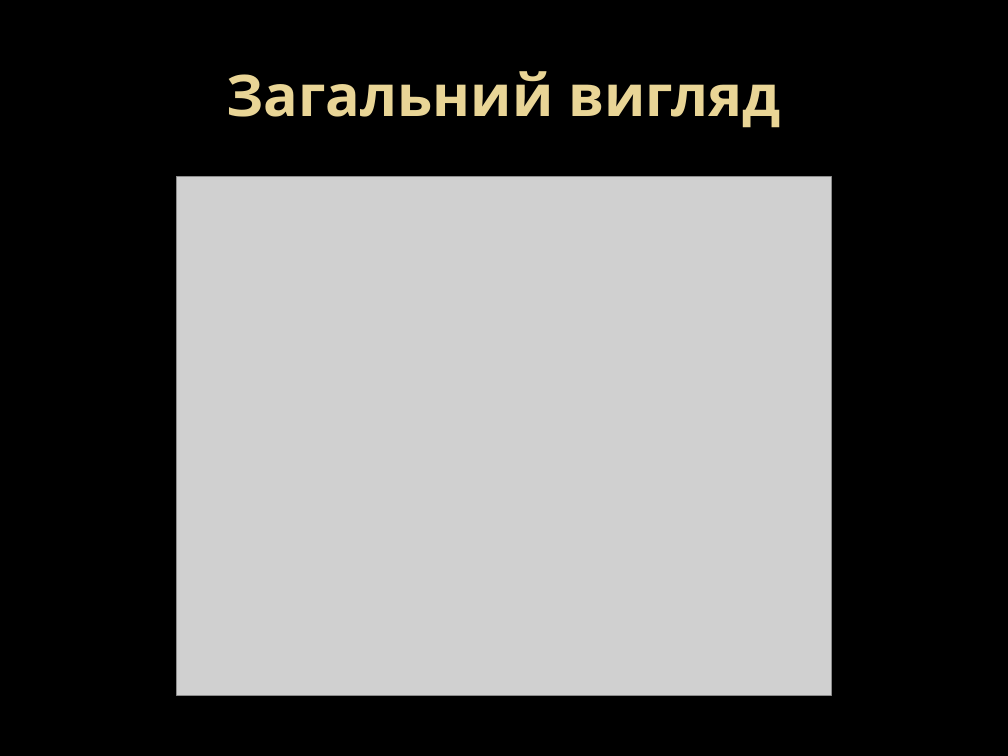
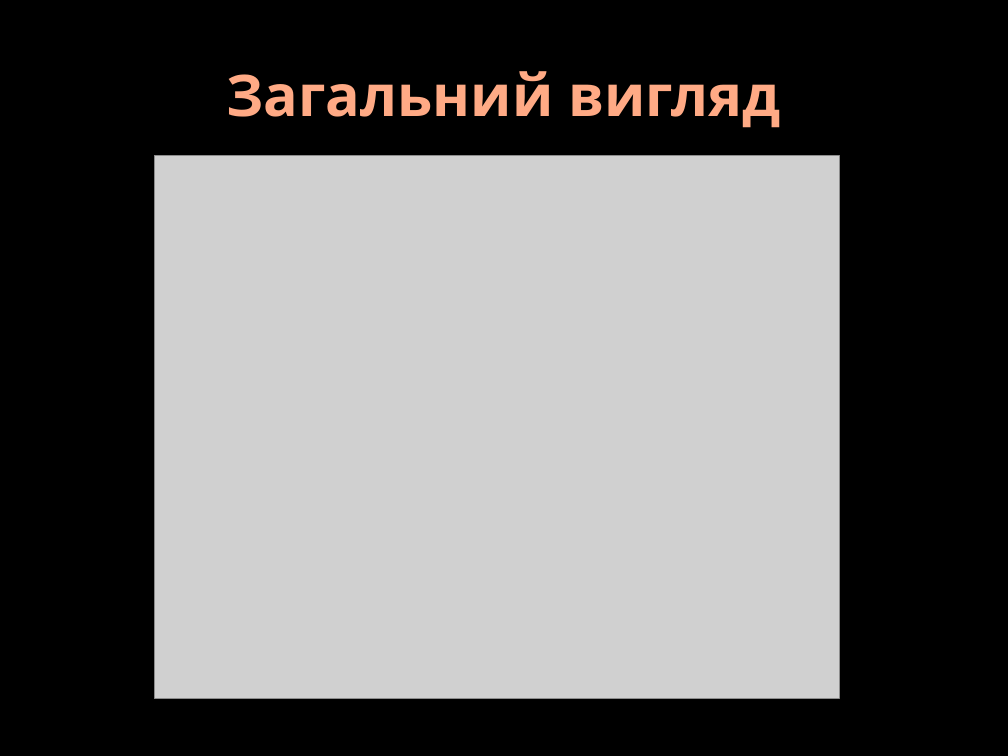
Before and after one commit to DoctorScrept/Temp, a slide deck: slide 17 of Report/DiplomReport.pptx (slide 12 before the commit). Drawn at 1008x756 pixels with LibreOffice and Linux fonts; fonts in the diff are those of the drawing; grey boxes stand for pictures; background and template pictures are left out. Boxes give left, top, right and bottom in pixels: in the first picture for what was removed or moved away, otherwise in the second. Text is boxed around its words. In the diff, an @@ line names an element or a change of style, - is before the commit and + after.

```diff
--- a/Report/DiplomReport.pptx
+++ b/Report/DiplomReport.pptx
@@ title "Загальний вигляд" at bbox=[227, 71, 780, 128]: text colour gradient #EAD696 to #E7D081 to gradient #FFAA86 to #FF9B6A @@
@@ picture: place and size @@
-picture at bbox=[176, 176, 831, 696]
+picture at bbox=[155, 156, 840, 700]
```
Also in this commit, not shown: 9 other slides changed, 9 slides added, 4 slides removed, 12 other files.
